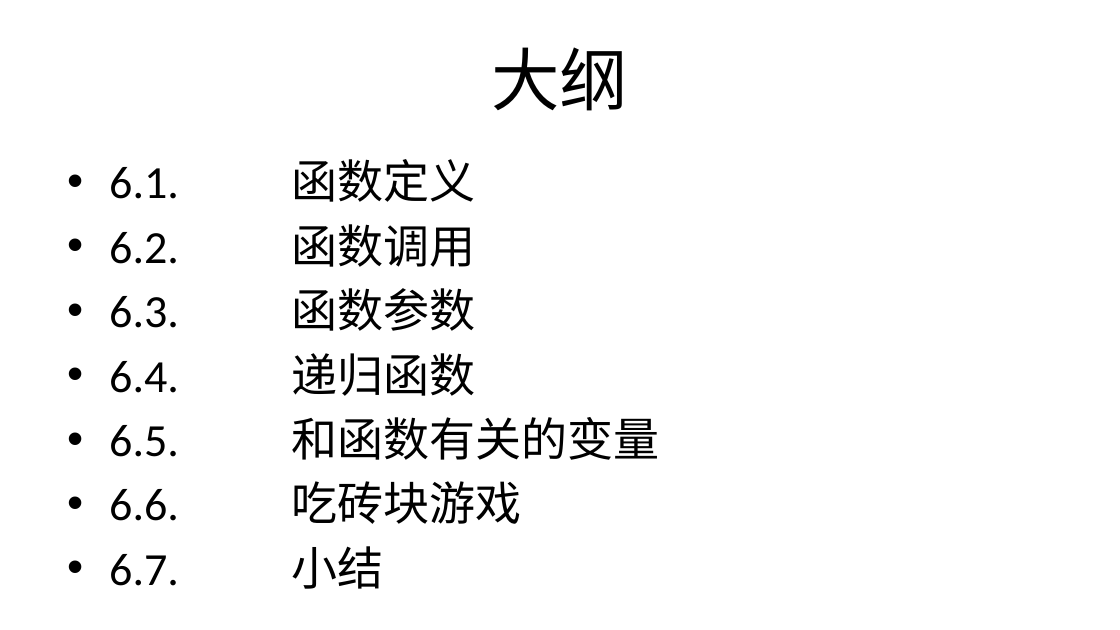
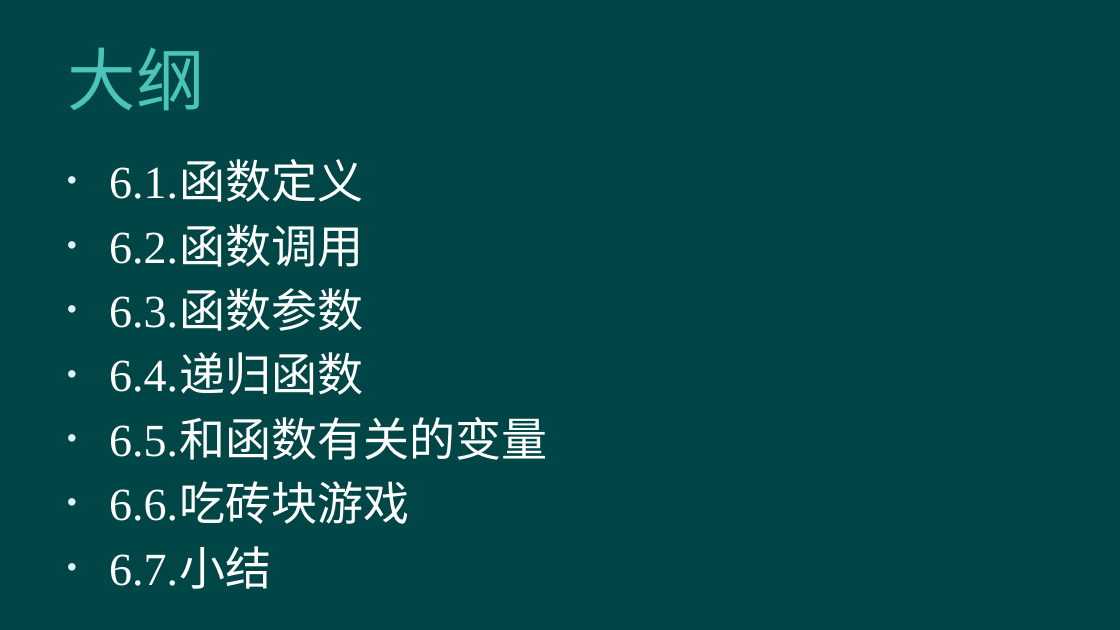
Before and after one commit to hanhonglei/Course_BasicGameProgramming, a slide deck: slide 2 of 第6章 函数及模块化程序设计/第6章 函数及模块化程序设计.pptx. Drawn at 1120x630 pixels with LibreOffice and Linux fonts; fonts in the diff are those of the drawing; background and template pictures are left out. Boxes give left, top, right and bottom in pixels: in the first picture for what was removed or moved away, otherwise in the second. Text is boxed around its words. In the diff, an @@ line names an element or a change of style, - is before the commit and + after.

```diff
--- a/第6章 函数及模块化程序设计/第6章 函数及模块化程序设计.pptx
+++ b/第6章 函数及模块化程序设计/第6章 函数及模块化程序设计.pptx
@@ background #FFFFFF to #004646 @@
@@ title "大纲" at box(67, 47, 205, 111): font Calibri to Lato, text colour #000000 to #4BC5B9, letter spacing 0 to 0.5 pt; alignment centre to left @@
@@ text "6.1. 函数定义" at box(109, 163, 547, 524): font Calibri to Times New Roman, text colour #000000 to #FFFFFF @@
```
Also in this commit, not shown: 1 other slide changed, 46 slides added, 1 other file.
